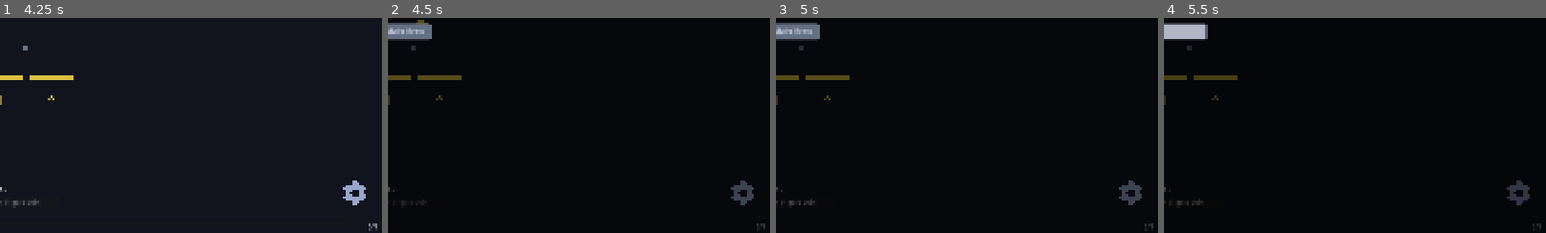
Above: before the commit, frames 1-4 (left to right).
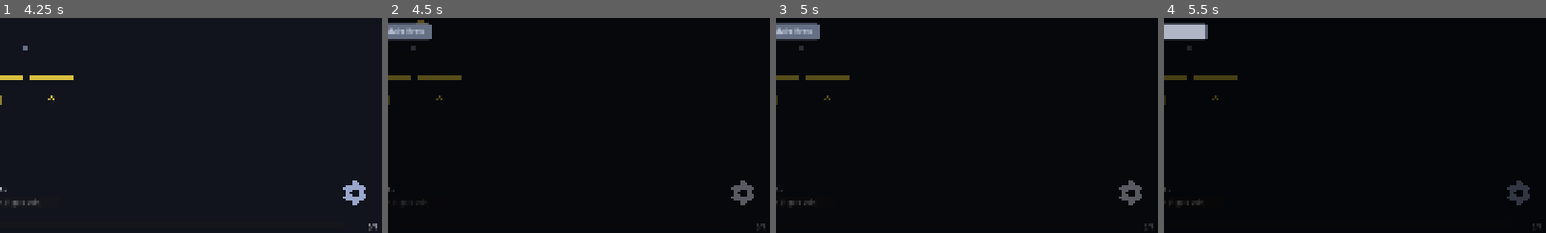
Above: after the commit, the same moments.

Repository: kjbrown-sandbox/pleenko
Game: Godot game, scene res://entities/main_menu/main_menu.tscn
The game is run twice, just before and just after one commit, with the same random seed, the same clock (stepped at 60 frames per second) and the same inputs.
Inputs (mouse positions are % of the whole screen's width and height, from its top left):
- Up to frame 1 (4.25 s): click "Campaign" at 0.5 s; click "Campaign" at 1.25 s; tap Enter at 2 s; move the mouse to (72, 45) at 2.02 s; hold Right (board_right) 2.03-2.78 s; hold Space (drop_coin) 2.03-2.78 s; click (72, 45) at 2.17 s; tap R (reset_game) at 2.75 s; move the mouse to (30, 55) at 2.77 s; hold Left (board_left) 2.78-3.5 s; tap 1 (drop_unrefined) at 2.85 s; click (30, 55) at 2.92 s; click "Drop gold coin (1 gold coin)" at 3.5 s
- Up to frame 2 (4.5 s): click (96, 91) at 4.25 s
- Up to frame 3 (5 s): no input
- Up to frame 4 (5.5 s): click "Return to Main Menu" at 5 s
The pictures show only the part of the screen within x 50-100%, y 50-100%; the shares and areas given below are measured in that part.

Frame 1 is identical in both runs. In frame 2, 0.4% of the frame differs, in the area x 89-96%, y 75-88%; in frame 3, 0.4%; in frame 4, nothing differs.

Commit message:
Icon now turns bright when hovered

Diff:
--- a/entities/icon/icon.gd
+++ b/entities/icon/icon.gd
@@ -13,7 +13,13 @@
 	mat.set_shader_parameter("tint_color", ThemeProvider.theme._resolve(color_source))
 	material = mat
 	mouse_entered.connect(_on_mouse_entered)
+	mouse_exited.connect(_on_mouse_exited)
 
 
 func _on_mouse_entered() -> void:
 	ThemeProvider.theme.pulse_control(self)
+	(material as ShaderMaterial).set_shader_parameter("tint_color", ThemeProvider.theme.normal_text_color)
+
+
+func _on_mouse_exited() -> void:
+	(material as ShaderMaterial).set_shader_parameter("tint_color", ThemeProvider.theme._resolve(color_source))
